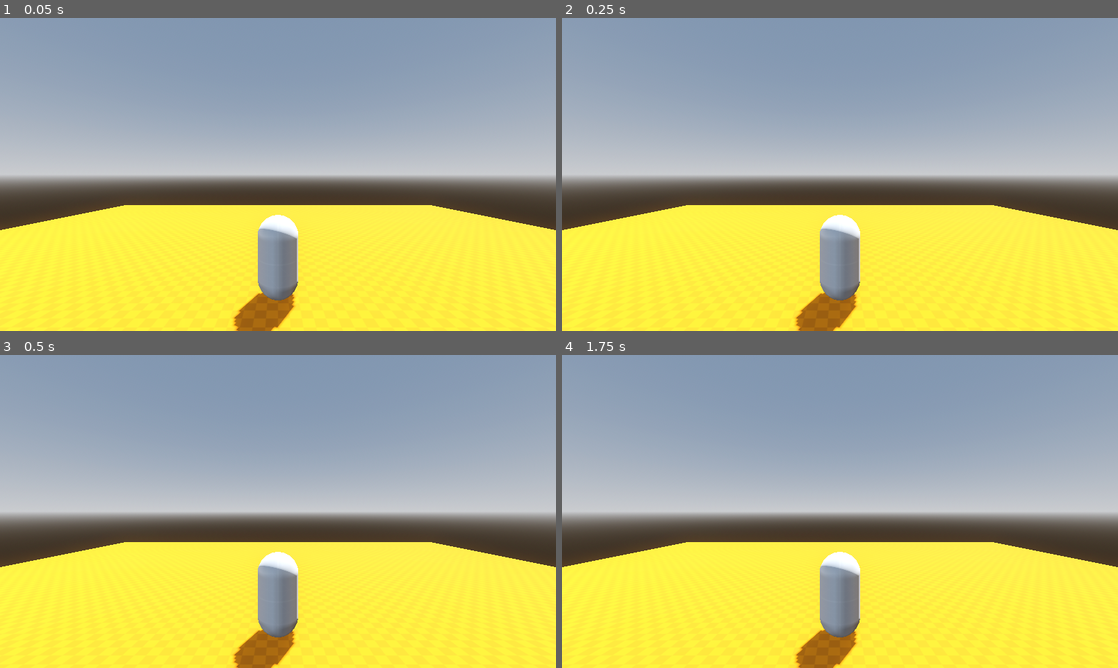
Above: before the commit, frames 1-4 (two rows, left to right).
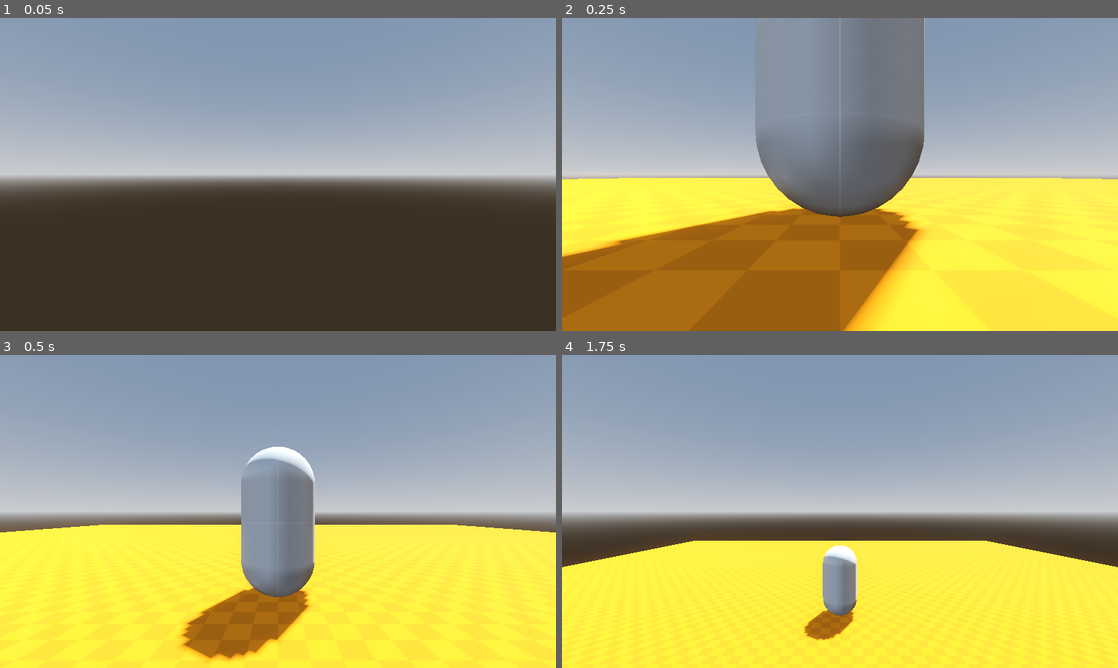
Above: after the commit, the same moments.

Repository: AgilMonkey/project-banyusari
Game: Godot game, scene res://world/main.tscn
Two runs of this game, one before a commit and one after it. Both use one fixed random seed, a clock stepped at 60 frames per second and the inputs below.
Inputs (mouse positions are in pixels of both pictures, inside the frame that each line leads up to):
- Up to frame 1 (0.05 s): no input
- Up to frame 2 (0.25 s): no input
- Up to frame 3 (0.5 s): no input
- Up to frame 4 (1.75 s): tap Enter (ui_accept) at 0.5, 0.77 s; move the mouse to (962, 495) at 0.52 s; hold D 0.53-1.25 s; hold F 0.53-1.25 s; click (962, 495) at 0.67 s; drag from (728, 527) to (812, 574) at 1.27 s

The runs differ from the first frame. In frame 1, 38% of the frame differs, in the area x 0-100%, y 59-100%; in frame 2, 41%, in the area x 0-100%, y 0-100%; in frame 3, 15%; in frame 4, 2.4%.

Commit message:
Added phantom camera to player

Diff:
--- a/player/player.tscn
+++ b/player/player.tscn
@@ -1,7 +1,15 @@
-[gd_scene load_steps=6 format=3 uid="uid://dgj5e4tlh6l65"]
+[gd_scene load_steps=9 format=3 uid="uid://dgj5e4tlh6l65"]
 
 [ext_resource type="Texture2D" uid="uid://sg6qu40fxnbe" path="res://assets/kenney_prototype_textures/PNG/Light/texture_03.png" id="1_ulp21"]
 [ext_resource type="Script" uid="uid://8t1puph1nn0n" path="res://player/third_person_movement_rigidbody.gd" id="2_rkbax"]
+[ext_resource type="Script" uid="uid://pq1j7fjytppm" path="res://addons/phantom_camera/scripts/phantom_camera/phantom_camera_3d.gd" id="3_yw30f"]
+[ext_resource type="Script" uid="uid://bur14kb6xyx8y" path="res://addons/phantom_camera/scripts/resources/tween_resource.gd" id="4_qjkh3"]
+
+[sub_resource type="Resource" id="Resource_g6k8r"]
+script = ExtResource("4_qjkh3")
+duration = 1.0
+transition = 0
+ease = 2
 
 [sub_resource type="CapsuleShape3D" id="CapsuleShape3D_ehsmr"]
 
@@ -13,9 +21,14 @@
 
 [node name="Player" type="RigidBody3D"]
 
-[node name="Camera3D" type="Camera3D" parent="."]
-transform = Transform3D(1, 0, 0, 0, 1, 0, 0, 0, 1, 0, 2, 5)
-current = true
+[node name="PhantomCamera3D" type="Node3D" parent="." node_paths=PackedStringArray("follow_target")]
+transform = Transform3D(1, 0, 0, 0, 1, 0, 0, 0, 1, 0, 2, 6)
+script = ExtResource("3_yw30f")
+follow_mode = 6
+follow_target = NodePath("..")
+tween_resource = SubResource("Resource_g6k8r")
+follow_offset = Vector3(0, 2, 5)
+metadata/_custom_type_script = "uid://pq1j7fjytppm"
 
 [node name="CollisionShape3D" type="CollisionShape3D" parent="."]
 shape = SubResource("CapsuleShape3D_ehsmr")
--- a/project.godot
+++ b/project.godot
@@ -16,6 +16,10 @@
 config/features=PackedStringArray("4.4", "Forward Plus")
 config/icon="res://icon.svg"
 
+[autoload]
+
+PhantomCameraManager="*res://addons/phantom_camera/scripts/managers/phantom_camera_manager.gd"
+
 [display]
 
 window/size/viewport_width=1280
@@ -23,8 +27,9 @@
 
 [editor_plugins]
 
-enabled=PackedStringArray("res://addons/script-ide/plugin.cfg")
+enabled=PackedStringArray("res://addons/phantom_camera/plugin.cfg", "res://addons/script-ide/plugin.cfg")
 
 [physics]
 
 3d/physics_engine="Jolt Physics"
+common/physics_interpolation=true
--- a/world/main.tscn
+++ b/world/main.tscn
@@ -1,5 +1,6 @@
-[gd_scene load_steps=7 format=3 uid="uid://oab2qeo6wun8"]
+[gd_scene load_steps=8 format=3 uid="uid://oab2qeo6wun8"]
 
+[ext_resource type="Script" uid="uid://dtgpw3jw3mf1s" path="res://addons/phantom_camera/scripts/phantom_camera_host/phantom_camera_host.gd" id="1_4f7fj"]
 [ext_resource type="Texture2D" uid="uid://dgbqyo2d0uqc" path="res://assets/kenney_prototype_textures/PNG/Orange/texture_09.png" id="1_gjxf3"]
 [ext_resource type="PackedScene" uid="uid://dgj5e4tlh6l65" path="res://player/player.tscn" id="2_hyim0"]
 
@@ -24,6 +25,16 @@
 
 [node name="Main" type="Node3D"]
 
+[node name="Camera3D" type="Camera3D" parent="."]
+physics_interpolation_mode = 1
+transform = Transform3D(1, 0, 0, 0, 1, 0, 0, 0, 1, 0, 1.5, 0)
+
+[node name="PhantomCameraHost" type="Node" parent="Camera3D"]
+process_priority = 300
+process_physics_priority = 300
+script = ExtResource("1_4f7fj")
+metadata/_custom_type_script = "uid://dtgpw3jw3mf1s"
+
 [node name="Player" parent="." instance=ExtResource("2_hyim0")]
 transform = Transform3D(1, 0, 0, 0, 1, 0, 0, 0, 1, 0, 1.5, 0)
 
